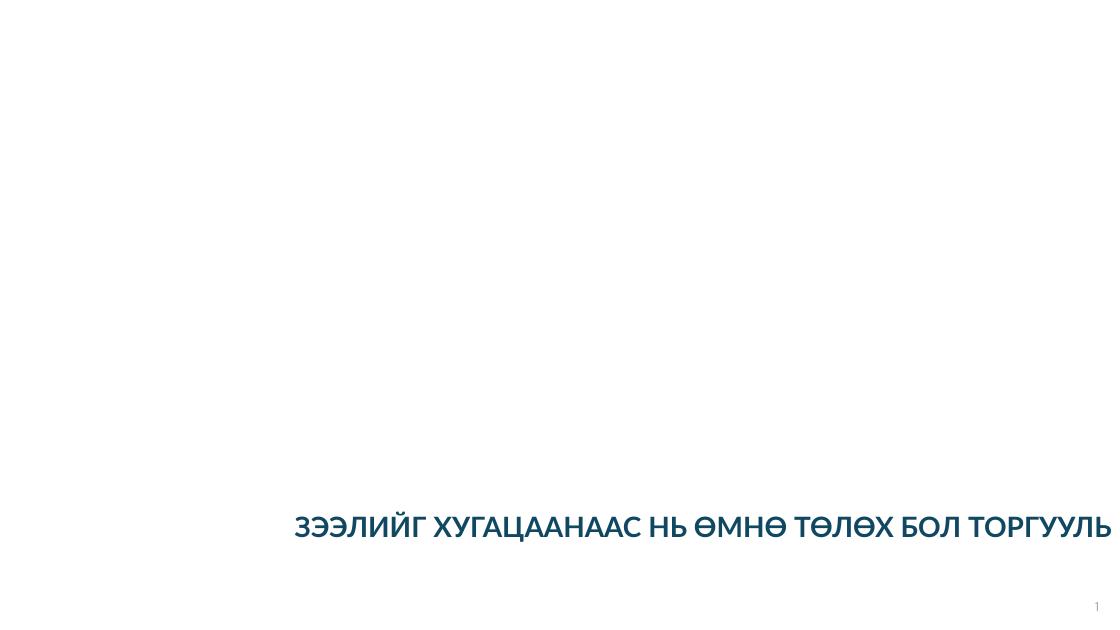
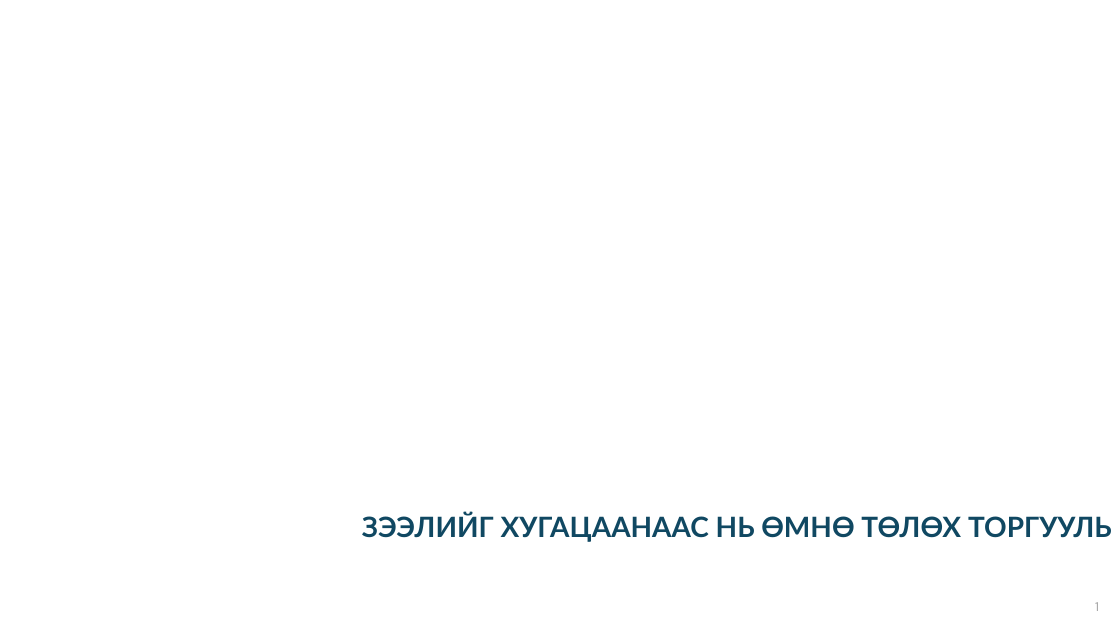
Before and after one commit to exam-ufe/exam, a slide deck: slide 1 of Зээлийн торгуулийн тухай.pptx. Drawn at 1120x630 pixels with LibreOffice and Linux fonts; fonts in the diff are those of the drawing; background and template pictures are left out. Boxes give left, top, right and bottom in pixels: in the first picture for what was removed or moved away, otherwise in the second. Text is boxed around its words. In the diff, an @@ line names an element or a change of style, - is before the commit and + after.

```diff
--- a/Зээлийн торгуулийн тухай.pptx
+++ b/Зээлийн торгуулийн тухай.pptx
@@ text at (362, 513, 1112, 542): text changed @@
-ЗЭЭЛИЙГ ХУГАЦААНААС НЬ ӨМНӨ ТӨЛӨХ БОЛ ТОРГУУЛЬ
+ЗЭЭЛИЙГ ХУГАЦААНААС НЬ ӨМНӨ ТӨЛӨХ ТОРГУУЛЬ
```
Also in this commit, not shown: 3 other slides changed, 4 slides added, 18 slides removed.
